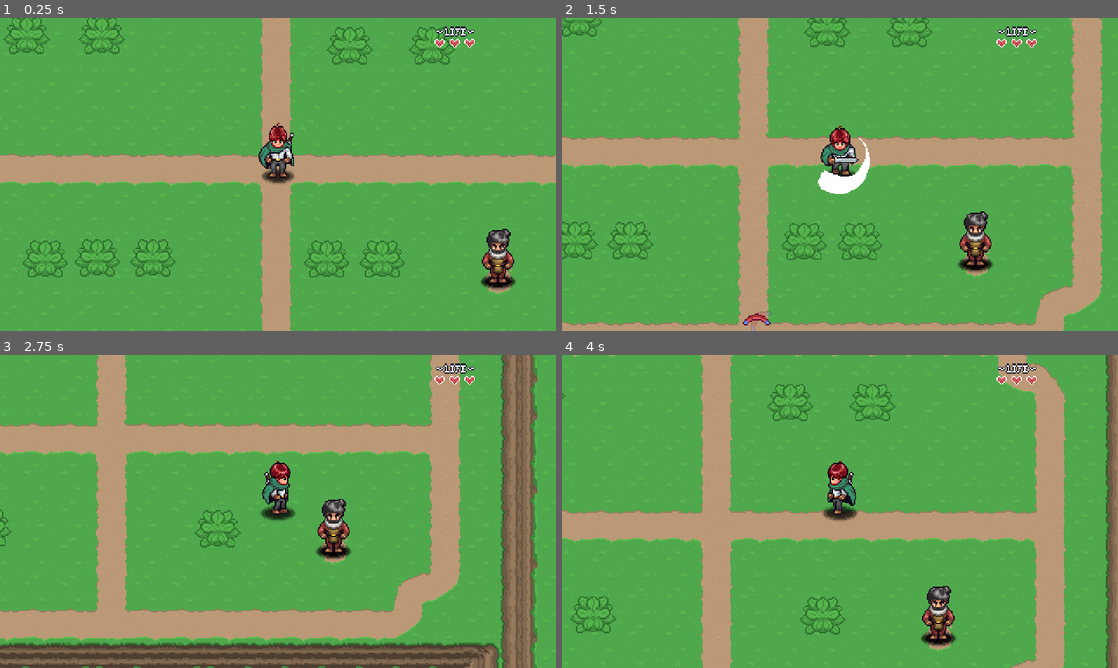
Above: before the commit, frames 1-4 (two rows, left to right).
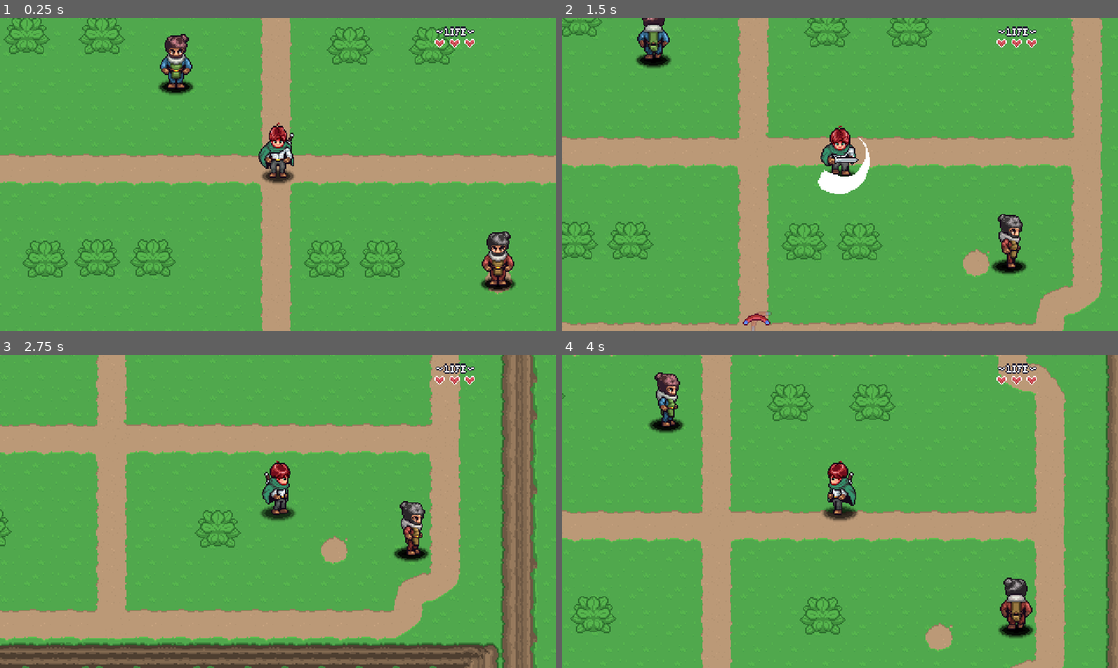
Above: after the commit, the same moments.

Repository: Sai-Santosh09/1st-game-test
Game: Godot game, scene res://Levels/Area01/02.tscn
Same seed, same stepped clock (60 frames per second), same inputs: the game is played once before the commit and once after it. This scene is started directly instead of the project's main scene. Sound files missing from this copy of the repository are replaced by a short silence.
Inputs:
- Up to frame 1 (0.25 s): no input
- Up to frame 2 (1.5 s): tap Enter at 0.5 s; hold Right (right) 0.53-1.28 s; hold X (ability) 0.53-1.28 s; hold Down (down) from 1.28 s (still down); tap Z (attack) at 1.35 s
- Up to frame 3 (2.75 s): release Down (down) at 2.03 s; hold Right (right) from 2.03 s (still down); hold E (interact) from 2.03 s (still down)
- Up to frame 4 (4 s): release Right (right) at 2.78 s; release E (interact) at 2.78 s; hold Up (up) 2.78-3.53 s; tap Alt at 2.85 s; hold Left (left) from 3.53 s (still down); tap Shift at 3.6 s

The runs differ from the first frame. In frame 1, 1.5% of the frame differs, in the area x 28-93%, y 5-88%; in frame 2, 2.3%; in frame 3, 1.6%; in frame 4, 2.4%, in the area x 15-85%, y 5-93%.

Commit message:
Working on NPC's added a patrol mode so that npc can be made to move in fixed paths

Diff:
--- a/Levels/Area01/01.tscn
+++ b/Levels/Area01/01.tscn
@@ -48,7 +48,7 @@
 quantity = 10
 
 [node name="Slime" parent="." instance=ExtResource("9_b60gt")]
-position = Vector2(384, 105)
+position = Vector2(227, -34)
 hp = 2
 
 [node name="LevelTransition3" parent="." instance=ExtResource("4_4t7i1")]
--- a/Levels/Area01/02.tscn
+++ b/Levels/Area01/02.tscn
@@ -9,6 +9,9 @@
 [ext_resource type="PackedScene" uid="uid://lvpfumdb0yyo" path="res://Npc/npc.tscn" id="7_icgqb"]
 [ext_resource type="Resource" uid="uid://chq18xv2s7kpc" path="res://Npc/00_npcs/npc_01.tres" id="8_jeo2k"]
 [ext_resource type="PackedScene" uid="uid://chvc2520igbtc" path="res://Npc/npc_behavior_wander.tscn" id="8_ua1y0"]
+[ext_resource type="Resource" uid="uid://cyhhgmm3w27ou" path="res://Npc/00_npcs/npc_02.tres" id="10_krbdk"]
+[ext_resource type="PackedScene" uid="uid://dl08bvo13qim8" path="res://Npc/npc_behavior_patrol.tscn" id="11_sci0f"]
+[ext_resource type="PackedScene" uid="uid://byy1sqslbs1p6" path="res://Npc/patrol_location.tscn" id="12_r3wde"]
 
 [node name="02" type="Node2D"]
 script = ExtResource("1_x70af")
@@ -54,7 +57,27 @@
 side = 2
 
 [node name="NPC" parent="." instance=ExtResource("7_icgqb")]
-position = Vector2(496, 273)
+position = Vector2(218, 105)
 npc_resource = ExtResource("8_jeo2k")
 
 [node name="NpcBehaviorWander" parent="NPC" instance=ExtResource("8_ua1y0")]
+
+[node name="NPC2" parent="." instance=ExtResource("7_icgqb")]
+position = Vector2(496, 275)
+npc_resource = ExtResource("10_krbdk")
+
+[node name="NpcBehaviorPatrol" parent="NPC2" instance=ExtResource("11_sci0f")]
+
+[node name="PatrolLocation" parent="NPC2/NpcBehaviorPatrol" instance=ExtResource("12_r3wde")]
+modulate = Color(1, 0, 0, 1)
+wait_time = 0.5
+
+[node name="PatrolLocation2" parent="NPC2/NpcBehaviorPatrol" instance=ExtResource("12_r3wde")]
+modulate = Color(1, 1, 0, 1)
+position = Vector2(67, 0)
+wait_time = 1.0
+
+[node name="PatrolLocation3" parent="NPC2/NpcBehaviorPatrol" instance=ExtResource("12_r3wde")]
+modulate = Color(0, 1, 0, 1)
+position = Vector2(68, -72)
+wait_time = 1.0
--- /dev/null
+++ b/Npc/00_npcs/npc_02.tres
@@ -0,0 +1,12 @@
+[gd_resource type="Resource" script_class="NPCResource" load_steps=4 format=3 uid="uid://cyhhgmm3w27ou"]
+
+[ext_resource type="Texture2D" uid="uid://bmtkcqvok105w" path="res://Npc/Sprites/portraits/npc_portrait_02.png" id="1_8jb3i"]
+[ext_resource type="Script" uid="uid://cu0td8q1g7bkb" path="res://Npc/Scripts/npc_resource.gd" id="2_wil7u"]
+[ext_resource type="Texture2D" uid="uid://bef6uoh0yvmig" path="res://Npc/Sprites/npc_sprite_02.png" id="3_wil7u"]
+
+[resource]
+script = ExtResource("2_wil7u")
+npc_name = "Nero Velenmoor"
+sprite = ExtResource("3_wil7u")
+portrait = ExtResource("1_8jb3i")
+metadata/_custom_type_script = "uid://cu0td8q1g7bkb"
--- a/Npc/Scripts/npc.gd
+++ b/Npc/Scripts/npc.gd
@@ -1,3 +1,4 @@
+@tool
 @icon( "res://Npc/Icons/npc.svg" )
 class_name NPC extends CharacterBody2D
 
@@ -6,20 +7,58 @@
 var state : String = "idle"
 var direction : Vector2 =  Vector2.DOWN
 var direction_name : String = "down"
+var do_behavior : bool = true
 
-@export var npc_resource : NPCResource
+@export var npc_resource : NPCResource : set = _set_npc_resource
 
 @onready var animation: AnimationPlayer = $AnimationPlayer
 @onready var sprite: Sprite2D = $Sprite2D
 
 
 func _ready() -> void:
-	#setup Npc
+	setup_npc()
+	if Engine.is_editor_hint():
+		return
+	do_behavior_enabled.emit()
 	pass
 
+
+func _physics_process(delta: float) -> void:
+	move_and_slide()
+
+func update_animation() -> void:
+	animation.play( state + "_" + direction_name )
+
+
+
+
+func update_direction( target_position : Vector2 ) -> void:
+	direction = global_position.direction_to( target_position )
+	update_direction_name()
+	if direction_name == "side" and direction.x < 0:
+		sprite.flip_h = true
+	else:
+		sprite.flip_h = false
+
+
+func update_direction_name() -> void:
+	var threshold : float = 0.45
+	if direction.y < -threshold:
+		direction_name = "up"
+	elif direction.y > threshold:
+		direction_name = "down"
+	elif direction.x > threshold || direction.x < -threshold:
+		direction_name = "side"
 
 
 func setup_npc() -> void:
 	if npc_resource:
-		sprite.texture = npc_resource.sprite
+		if sprite:
+			sprite.texture = npc_resource.sprite
 	pass
+
+
+func _set_npc_resource( _npc : NPCResource ) -> void:
+	npc_resource = _npc
+	if is_node_ready():
+		setup_npc()
--- a/Npc/Scripts/npc_behavior.gd
+++ b/Npc/Scripts/npc_behavior.gd
@@ -9,4 +9,7 @@
 	var p = get_parent()
 	if p is NPC:
 		npc = p as NPC
-		#connect to signal
+		npc.do_behavior_enabled.connect( start )
+
+func start() -> void:
+	pass
--- /dev/null
+++ b/Npc/Scripts/npc_behavior_patrol.gd
@@ -0,0 +1,101 @@
+@tool
+extends NPCBehavior
+
+const COLORS = [ Color(1,0,0), Color(1,1,0), Color(0,1,0), Color(0,1,1), Color(0,0,1), Color(1,0,1) ]
+
+
+@export var walk_speed : float = 30.0
+
+var patrol_locations : Array[ PatrolLocation ]
+var current_location_index : int = 0
+var target : PatrolLocation
+
+
+
+func _ready() -> void:
+	gather_patrol_locations()
+	if Engine.is_editor_hint():
+		child_entered_tree.connect( gather_patrol_locations )
+		child_order_changed.connect( gather_patrol_locations )
+		return
+	pass
+	super()
+	if patrol_locations.size() == 0:
+		process_mode = Node.PROCESS_MODE_DISABLED
+		return
+	target = patrol_locations[ 0 ]
+
+
+func _process(delta: float) -> void:
+	if Engine.is_editor_hint():
+		return
+	if npc.global_position.distance_to( target.target_position ) < 1:
+		start()
+
+
+func gather_patrol_locations( _n : Node = null ) -> void:
+	patrol_locations = []
+	for c in get_children():
+		if c is PatrolLocation:
+			patrol_locations.append( c )
+
+	if Engine.is_editor_hint():
+		if patrol_locations.size() > 0:
+			for i in patrol_locations.size():
+				var _p = patrol_locations[ i ] as PatrolLocation
+
+				if not _p.transform_changed.is_connected( gather_patrol_locations ):
+					_p.transform_changed.connect( gather_patrol_locations )
+
+
+				_p.update_label( str(i) )
+				_p.modulate = _get_color_by_index( i )
+
+				var _next : PatrolLocation
+				if i < patrol_locations.size() - 1:
+					_next = patrol_locations[ i + 1 ]
+				else:
+					_next = patrol_locations[ 0 ]
+				_p.update_line( _next.position )
+	pass
+
+
+
+func start() -> void:
+	if npc.do_behavior == false or patrol_locations.size() < 2:
+		return
+
+	#Idle phase
+	npc.global_position = target.target_position
+	npc.state = "idle"
+	npc.velocity = Vector2.ZERO
+	npc.update_animation()
+
+	var wait_time : float = target.wait_time
+
+	current_location_index += 1
+	if current_location_index >= patrol_locations.size():
+		current_location_index = 0
+
+	target = patrol_locations[ current_location_index ]
+
+	await get_tree().create_timer( wait_time ).timeout
+
+	if npc.do_behavior == false:
+		return
+
+
+	npc.state = "walk"
+	var _dir = global_position.direction_to( target.target_position )
+	npc.direction = _dir
+	npc.velocity = walk_speed * _dir
+	npc.update_direction( target.target_position )
+	npc.update_animation()
+	pass
+
+
+func _get_color_by_index( i : int ) -> Color:
+	var color_count : int = COLORS.size()
+	while i > color_count - 1:
+		i -= color_count
+	return COLORS[ i ]
--- a/Npc/Scripts/npc_behavior_wander.gd
+++ b/Npc/Scripts/npc_behavior_wander.gd
@@ -1 +1,64 @@
+@tool
 extends NPCBehavior
+
+const DIRECTIONS = [ Vector2.UP, Vector2.RIGHT, Vector2.DOWN, Vector2.LEFT ]
+
+@export var wander_range : int = 2 : set = _set_wander_range
+@export var wander_speed : float = 30.0
+@export var wander_duration : float = 1.0
+@export var idle_duration : float = 1.0
+
+var original_position : Vector2
+
+
+
+func _ready() -> void:
+	if Engine.is_editor_hint():
+		return
+	super()
+	$CollisionShape2D.queue_free()
+	original_position = npc.global_position
+
+
+func _process(delta: float) -> void:
+
+	if Engine.is_editor_hint():
+		return
+	if _get_distance_to_original_pos() > wander_range * 32.0:
+		if _get_distance_to_original_pos() < _get_distance_to_original_pos(npc.direction):
+			npc.velocity *= -1
+			npc.direction *= -1
+			npc.update_direction(global_position + npc.direction)
+			npc.update_animation()
+
+
+func _get_distance_to_original_pos(delta : Vector2 = Vector2.ZERO) -> float:
+	return abs((npc.global_position + delta).distance_to(original_position))
+
+
+func start() -> void:
+	#idle
+	if npc.do_behavior == false:
+		return
+	npc.state = "idle"
+	npc.velocity = Vector2.ZERO
+	npc.update_animation()
+	await get_tree().create_timer( randf() * idle_duration + idle_duration * 0.5 ).timeout
+	#walk
+	npc.state = "walk"
+	var _dir : Vector2 = DIRECTIONS[ randi_range(0, 3) ]
+	npc.direction = _dir
+	npc.velocity = wander_speed * _dir
+	npc.update_direction( global_position + _dir )
+	npc.update_animation()
+	await get_tree().create_timer( randf() * wander_duration + wander_duration * 0.5 ).timeout
+	#repeat
+	if npc.do_behavior == false:
+		return
+	start()
+	pass
+
+
+func _set_wander_range( v : int) -> void:
+	wander_range = v
+	$CollisionShape2D.shape.radius = v * 32.0
--- /dev/null
+++ b/Npc/Scripts/patrol_location.gd
@@ -0,0 +1,45 @@
+@tool
+class_name PatrolLocation extends Node2D
+
+signal transform_changed
+
+@export var wait_time : float = 0.0 :
+	set( v ):
+		wait_time = v
+		_update_wait_time_label()
+
+var target_position : Vector2 = Vector2.ZERO
+
+
+func _enter_tree() -> void:
+	set_notify_transform( true )
+
+
+func _notification(what: int) -> void:
+	if what == NOTIFICATION_TRANSFORM_CHANGED:
+		transform_changed.emit()
+
+
+func _ready() -> void:
+	target_position = global_position
+	_update_wait_time_label()
+
+	if Engine.is_editor_hint():
+		return
+
+	$Sprite2D.queue_free()
+
+
+func update_label( _s : String ) -> void:
+	$Sprite2D/Label.text = _s
+
+
+func update_line( next_location : Vector2 ) -> void:
+	var line : Line2D = $Sprite2D/Line2D
+	line.points[ 1 ] = next_location - position
+	pass
+
+
+func _update_wait_time_label() -> void:
+	if Engine.is_editor_hint():
+		$Sprite2D/Label2.text = "wait: " + str( wait_time ) + "s"
--- a/Npc/npc.tscn
+++ b/Npc/npc.tscn
@@ -1,8 +1,133 @@
-[gd_scene load_steps=5 format=3 uid="uid://lvpfumdb0yyo"]
+[gd_scene load_steps=13 format=3 uid="uid://lvpfumdb0yyo"]
 
 [ext_resource type="Script" uid="uid://0nkiw6p7p3o5" path="res://Npc/Scripts/npc.gd" id="1_6bn5k"]
 [ext_resource type="Texture2D" uid="uid://bef6uoh0yvmig" path="res://Npc/Sprites/npc_sprite_02.png" id="2_obaio"]
 [ext_resource type="Texture2D" uid="uid://2job0hdpf3uc" path="res://Player/Sprites/Shadow.png" id="3_jpxuv"]
+
+[sub_resource type="Animation" id="Animation_jpxuv"]
+length = 0.001
+tracks/0/type = "value"
+tracks/0/imported = false
+tracks/0/enabled = true
+tracks/0/path = NodePath("Sprite2D:frame")
+tracks/0/interp = 1
+tracks/0/loop_wrap = true
+tracks/0/keys = {
+"times": PackedFloat32Array(0),
+"transitions": PackedFloat32Array(1),
+"update": 1,
+"values": [0]
+}
+
+[sub_resource type="Animation" id="Animation_obaio"]
+resource_name = "idle_down"
+tracks/0/type = "value"
+tracks/0/imported = false
+tracks/0/enabled = true
+tracks/0/path = NodePath("Sprite2D:frame")
+tracks/0/interp = 1
+tracks/0/loop_wrap = true
+tracks/0/keys = {
+"times": PackedFloat32Array(0),
+"transitions": PackedFloat32Array(1),
+"update": 1,
+"values": [0]
+}
+
+[sub_resource type="Animation" id="Animation_3gw2r"]
+resource_name = "idle_side"
+tracks/0/type = "value"
+tracks/0/imported = false
+tracks/0/enabled = true
+tracks/0/path = NodePath("Sprite2D:frame")
+tracks/0/interp = 1
+tracks/0/loop_wrap = true
+tracks/0/keys = {
+"times": PackedFloat32Array(0),
+"transitions": PackedFloat32Array(1),
+"update": 1,
+"values": [2]
+}
+
+[sub_resource type="Animation" id="Animation_2svdn"]
+resource_name = "idle_up"
+tracks/0/type = "value"
+tracks/0/imported = false
+tracks/0/enabled = true
+tracks/0/path = NodePath("Sprite2D:frame")
+tracks/0/interp = 1
+tracks/0/loop_wrap = true
+tracks/0/keys = {
+"times": PackedFloat32Array(0),
+"transitions": PackedFloat32Array(1),
+"update": 1,
+"values": [1]
+}
+
+[sub_resource type="Animation" id="Animation_68noj"]
+resource_name = "walk_down"
+length = 1.2
+loop_mode = 1
+step = 0.1
+tracks/0/type = "value"
+tracks/0/imported = false
+tracks/0/enabled = true
+tracks/0/path = NodePath("Sprite2D:frame")
+tracks/0/interp = 1
+tracks/0/loop_wrap = true
+tracks/0/keys = {
+"times": PackedFloat32Array(0, 0.2, 0.4, 0.6, 0.8, 1),
+"transitions": PackedFloat32Array(1, 1, 1, 1, 1, 1),
+"update": 1,
+"values": [3, 4, 5, 6, 5, 4]
+}
+
+[sub_resource type="Animation" id="Animation_u222f"]
+resource_name = "walk_side"
+length = 1.2
+loop_mode = 1
+step = 0.1
+tracks/0/type = "value"
+tracks/0/imported = false
+tracks/0/enabled = true
+tracks/0/path = NodePath("Sprite2D:frame")
+tracks/0/interp = 1
+tracks/0/loop_wrap = true
+tracks/0/keys = {
+"times": PackedFloat32Array(0, 0.2, 0.4, 0.6, 0.8, 1),
+"transitions": PackedFloat32Array(1, 1, 1, 1, 1, 1),
+"update": 1,
+"values": [11, 12, 13, 14, 13, 12]
+}
+
+[sub_resource type="Animation" id="Animation_8mcy2"]
+resource_name = "walk_up"
+length = 1.2
+loop_mode = 1
+step = 0.1
+tracks/0/type = "value"
+tracks/0/imported = false
+tracks/0/enabled = true
+tracks/0/path = NodePath("Sprite2D:frame")
+tracks/0/interp = 1
+tracks/0/loop_wrap = true
+tracks/0/keys = {
+"times": PackedFloat32Array(0, 0.2, 0.4, 0.6, 0.8, 1),
+"transitions": PackedFloat32Array(1, 1, 1, 1, 1, 1),
+"update": 1,
+"values": [7, 8, 9, 10, 9, 8]
+}
+
+[sub_resource type="AnimationLibrary" id="AnimationLibrary_u222f"]
+_data = {
+&"RESET": SubResource("Animation_jpxuv"),
+&"idle_down": SubResource("Animation_obaio"),
+&"idle_side": SubResource("Animation_3gw2r"),
+&"idle_up": SubResource("Animation_2svdn"),
+&"walk_down": SubResource("Animation_68noj"),
+&"walk_side": SubResource("Animation_u222f"),
+&"walk_up": SubResource("Animation_8mcy2")
+}
 
 [sub_resource type="CapsuleShape2D" id="CapsuleShape2D_2svdn"]
 radius = 5.9980273
@@ -25,6 +150,9 @@
 texture = ExtResource("3_jpxuv")
 
 [node name="AnimationPlayer" type="AnimationPlayer" parent="."]
+libraries = {
+&"": SubResource("AnimationLibrary_u222f")
+}
 
 [node name="CollisionShape2D" type="CollisionShape2D" parent="."]
 modulate = Color(1, 1, 1, 0)
--- /dev/null
+++ b/Npc/npc_behavior_patrol.tscn
@@ -0,0 +1,6 @@
+[gd_scene load_steps=2 format=3 uid="uid://dl08bvo13qim8"]
+
+[ext_resource type="Script" uid="uid://dodw6qmtceybo" path="res://Npc/Scripts/npc_behavior_patrol.gd" id="1_8h80m"]
+
+[node name="NpcBehaviorPatrol" type="Node2D"]
+script = ExtResource("1_8h80m")
--- a/Npc/npc_behavior_wander.tscn
+++ b/Npc/npc_behavior_wander.tscn
@@ -1,6 +1,12 @@
-[gd_scene load_steps=2 format=3 uid="uid://chvc2520igbtc"]
+[gd_scene load_steps=3 format=3 uid="uid://chvc2520igbtc"]
 
 [ext_resource type="Script" uid="uid://blrnre223m02f" path="res://Npc/Scripts/npc_behavior_wander.gd" id="1_ucrvq"]
 
-[node name="NpcBehaviorWander" type="Node2D"]
+[sub_resource type="CircleShape2D" id="CircleShape2D_ucrvq"]
+
+[node name="NpcWanderBehavior" type="Node2D"]
 script = ExtResource("1_ucrvq")
+
+[node name="CollisionShape2D" type="CollisionShape2D" parent="."]
+shape = SubResource("CircleShape2D_ucrvq")
+debug_color = Color(0.8392157, 0.7137255, 0, 0.101960786)
--- /dev/null
+++ b/Npc/patrol_location.tscn
@@ -0,0 +1,55 @@
+[gd_scene load_steps=4 format=3 uid="uid://byy1sqslbs1p6"]
+
+[ext_resource type="Script" uid="uid://bshkoxkw8ttvq" path="res://Npc/Scripts/patrol_location.gd" id="1_23gqm"]
+
+[sub_resource type="Gradient" id="Gradient_as6ow"]
+offsets = PackedFloat32Array(0.3492696, 0.8313413, 0.88579017, 1)
+colors = PackedColorArray(1, 1, 1, 0, 1, 1, 1, 0.1882353, 1, 1, 1, 1, 1, 1, 1, 0)
+
+[sub_resource type="GradientTexture2D" id="GradientTexture2D_23gqm"]
+gradient = SubResource("Gradient_as6ow")
+width = 24
+height = 24
+fill = 1
+fill_from = Vector2(0.5, 0.5)
+fill_to = Vector2(0.5, 0)
+
+[node name="PatrolLocation" type="Node2D"]
+show_behind_parent = true
+script = ExtResource("1_23gqm")
+
+[node name="Sprite2D" type="Sprite2D" parent="."]
+texture = SubResource("GradientTexture2D_23gqm")
+
+[node name="Line2D" type="Line2D" parent="Sprite2D"]
+points = PackedVector2Array(0, 0, 12, 0)
+width = 1.0
+default_color = Color(1, 1, 1, 0.50980395)
+
+[node name="Label" type="Label" parent="Sprite2D"]
+offset_left = -20.0
+offset_top = -8.0
+offset_right = 20.0
+offset_bottom = 9.0
+theme_override_colors/font_shadow_color = Color(0, 0, 0, 0)
+theme_override_colors/font_outline_color = Color(0, 0, 0, 1)
+theme_override_constants/shadow_offset_x = 0
+theme_override_constants/shadow_offset_y = 1
+theme_override_constants/outline_size = 4
+theme_override_font_sizes/font_size = 12
+text = "0"
+horizontal_alignment = 1
+
+[node name="Label2" type="Label" parent="Sprite2D"]
+offset_left = -19.0
+offset_top = 9.0
+offset_right = 25.0
+offset_bottom = 26.0
+theme_override_colors/font_shadow_color = Color(0, 0, 0, 0)
+theme_override_colors/font_outline_color = Color(0, 0, 0, 1)
+theme_override_constants/shadow_offset_x = 0
+theme_override_constants/shadow_offset_y = 1
+theme_override_constants/outline_size = 4
+theme_override_font_sizes/font_size = 9
+text = "wait: 0.0s"
+horizontal_alignment = 1
Not shown: 1 places in Levels/Area01/02.tscn that only renumber resources
Not shown, added: Npc/Scripts/npc_behavior_patrol.gd.uid
Not shown, added: Npc/Scripts/patrol_location.gd.uid
